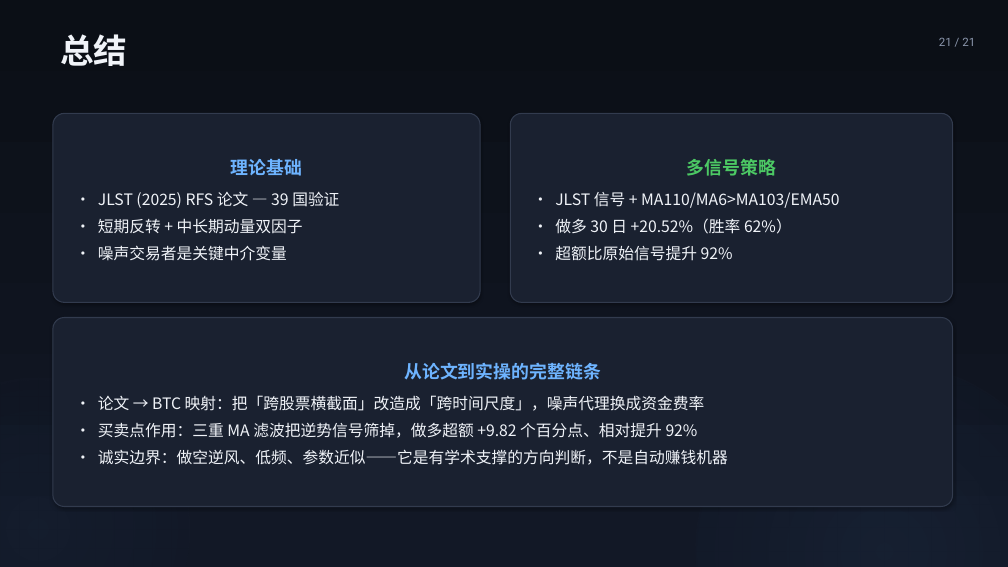
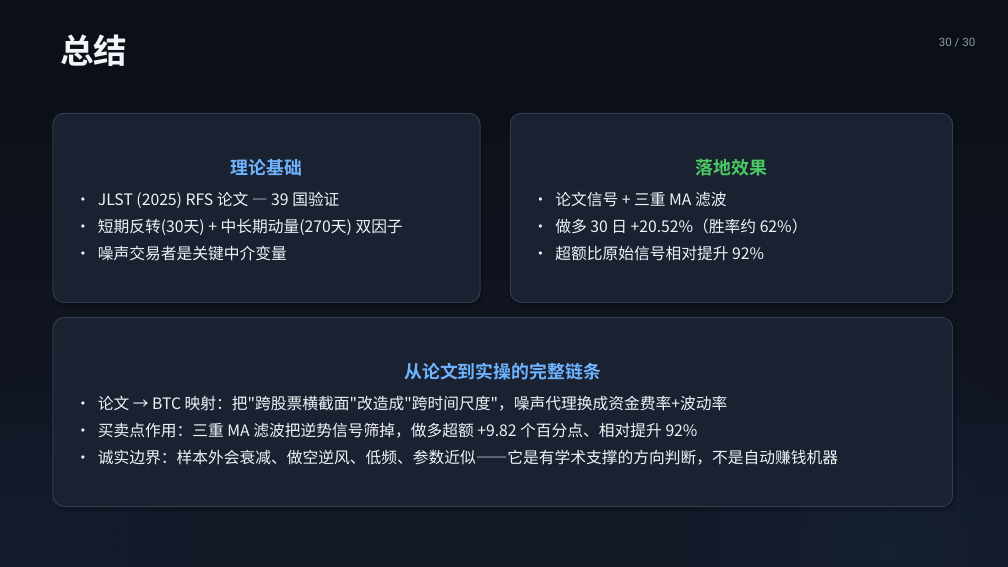
Before and after one commit to hhysteric/btc-momentum-pro, a slide deck: slide 30 of BTC_Momentum_演示.pptx (slide 21 before the commit). Drawn at 1008x567 pixels with LibreOffice and Linux fonts; fonts in the diff are those of the drawing. Boxes give left, top, right and bottom in pixels: in the first picture for what was removed or moved away, otherwise in the second. Text is boxed around its words. In the diff, an @@ line names an element or a change of style, - is before the commit and + after.

```diff
--- a/BTC_Momentum_演示.pptx
+++ b/BTC_Momentum_演示.pptx
@@ text at [939, 37, 975, 46]: text changed @@
-21 / 21
+30 / 30
@@ text in rounded rectangle at [555, 159, 808, 261]: text changed @@
-多信号策略
-• JLST 信号 + MA110/MA6>MA103/EMA50
-• 做多 30 日 +20.52%（胜率 62%）
-• 超额比原始信号提升 92%
+落地效果
+• 论文信号 + 三重 MA 滤波
+• 做多 30 日 +20.52%（胜率约 62%）
+• 超额比原始信号相对提升 92%
@@ text in rounded rectangle at [98, 218, 403, 235]: text changed @@
-• 短期反转 + 中长期动量双因子
+• 短期反转(30天) + 中长期动量(270天) 双因子
@@ text in rounded rectangle at [98, 395, 728, 411]: text changed @@
-• 论文 → BTC 映射：把「跨股票横截面」改造成「跨时间尺度」，噪声代理换成资金费率
+• 论文 → BTC 映射：把"跨股票横截面"改造成"跨时间尺度"，噪声代理换成资金费率+波动率
@@ text in rounded rectangle at [98, 449, 838, 465]: text changed @@
-• 诚实边界：做空逆风、低频、参数近似——它是有学术支撑的方向判断，不是自动赚钱机器
+• 诚实边界：样本外会衰减、做空逆风、低频、参数近似——它是有学术支撑的方向判断，不是自动赚钱机器
```
Also in this commit, not shown: 13 other slides changed, 15 slides added, 6 slides removed, 2 other files.
